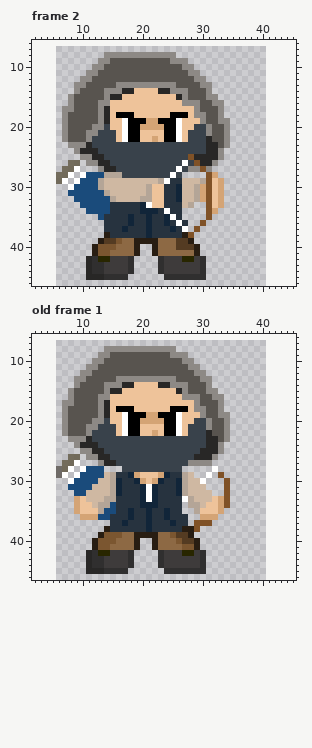
A pixel-art file gets an edit: Aseprite Files/Character/Enemy2.aseprite. Above is the file before it was changed.
35x44 pixels, 2 frames. Colours within 5 levels of each other are drawn and written as one. Shown: frame 2: x 2..45, y 6..46; old frame 1: x 2..45, y 6..46. The old version is drawn lined up with the new one, on the new canvas. The commit also changed other frames, which this record leaves out.
The same view after the edit:
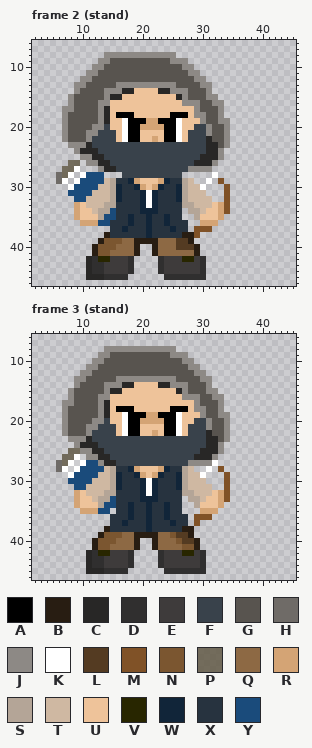
Palette (. is transparent): A #000000  B #281d12  C #282726  D #302f2f  E #3e3b3b  F #39424b  G #58544f  H #6f6b67  J #8d8985  K #ffffff  L #543b22  M #805227  N #7b5630  P #655d49dc  Q #8d6944  R #d4a475  S #b4a597  T #cfb8a2  U #eec39a  V #282600  W #112539  X #27333f  Y #1a4b7b
A new or re-ordered frame is compared with the old frame closest to it.
From old to new:
canvas 35x44 -> 46x56, the old top-left corner now at 6,7
frames 2 -> 15
Changed rows in their new state; - is an unchanged pixel.
Frame 2 (stand):
first column x 6:
25 ----------------------FF-----
26 ---------------------F-C-----
27 --------------------F---J----
28 H-------...--------F-----.K--
29 H------Y-SXXWRUUURW--S-..K.M-
30 -------T-SWXXWRURW---S-TK...M
31 ------TTTSWXXXWKWX---S-TT...M
32 -----TTTT-WXXXWKWX---S-TTT..M
33 ---RUTTTSS------WX---S-TTT--M
34 ---RUUTSSY--------X---SSTUURM
35 ---RUUUSYY---------X---SUUUR-
36 ----RRRYY-----------X---RRR--
37 --------.------------X--MM---
38 ----------------------BM-----
39 --------NN-------------------
Frame 3 (stand) is new; against old frame 1:
first column x 6:
25 --PP-------------------------
26 -P-K-------------------------
27 H-K.KYY-------------------K--
28 -K.KY---TSXXWRUUURWXXST--K.M-
29 ..KY---T--W-XWR-RWX-W--TK.-.M
30 --Y---T------XWKWX------T----
31 --.--T-------------------T---
32 ---RU---S-X---------X-S---UR-
33 -----U-S-Y-----W-----.-S-U---
34 ------U-Y---W-X-X-W---.-U---.
35 ---.RRRY-.-------------.RRR.-
36 ----.....--------------MMM.--
37 ------------------------..---
38 -----------------------.-----
Pixel boxes of the changes (left, top, right, bottom) in both pictures:
changed: (74, 154, 230, 244)
changed: (56, 172, 62, 184)
changed: (56, 448, 230, 532)
